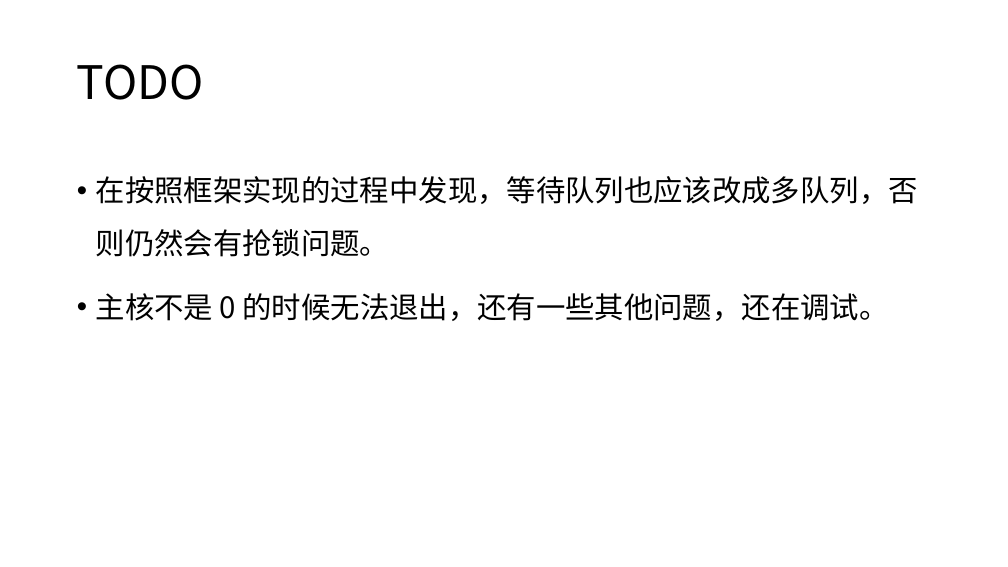
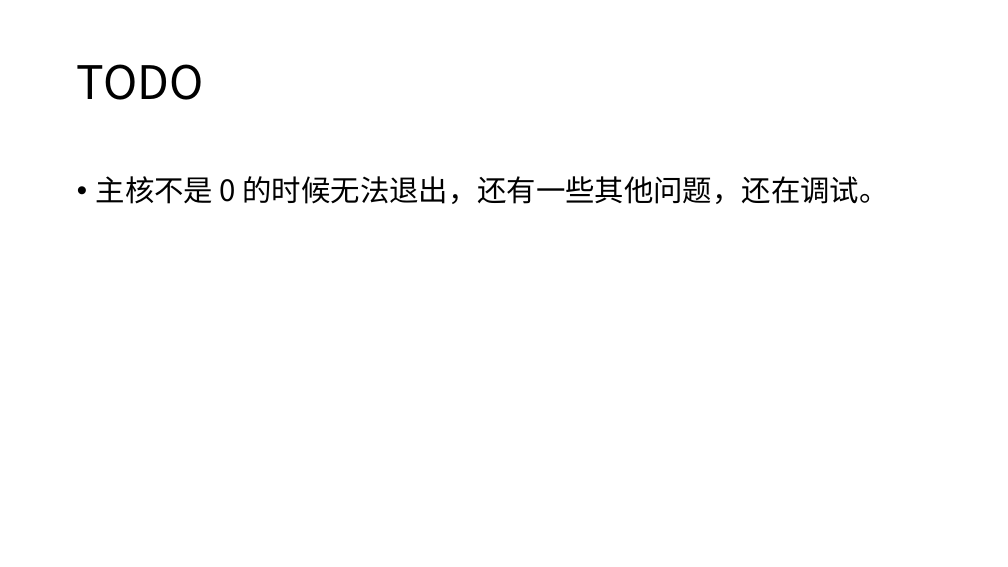
Before and after one commit to 131131yhx/arceos, a slide deck: slide 6 of report/进展 5.13.pptx. Drawn at 1008x567 pixels with LibreOffice and Linux fonts; fonts in the diff are those of the drawing. Boxes give left, top, right and bottom in pixels: in the first picture for what was removed or moved away, otherwise in the second. Text is boxed around its words. In the diff, an @@ line names an element or a change of style, - is before the commit and + after.

```diff
--- a/report/进展 5.13.pptx
+++ b/report/进展 5.13.pptx
@@ text at bbox=[96, 176, 918, 257]: paragraph removed @@
-• 在按照框架实现的过程中发现，等待队列也应该改成多队列，否则仍然会有抢锁问题。
```
